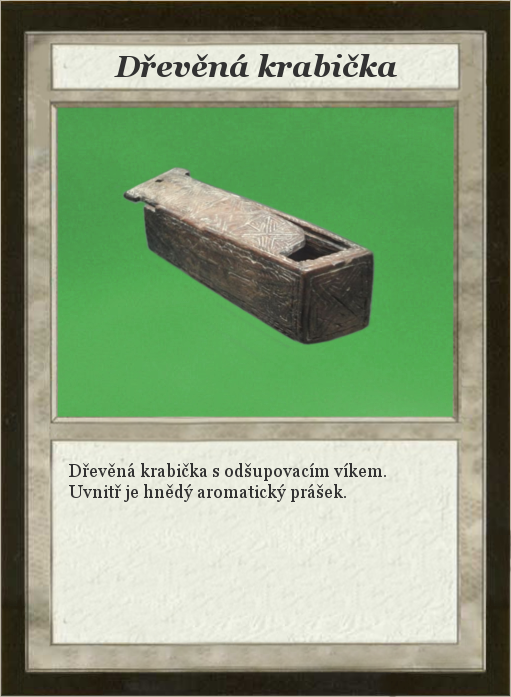
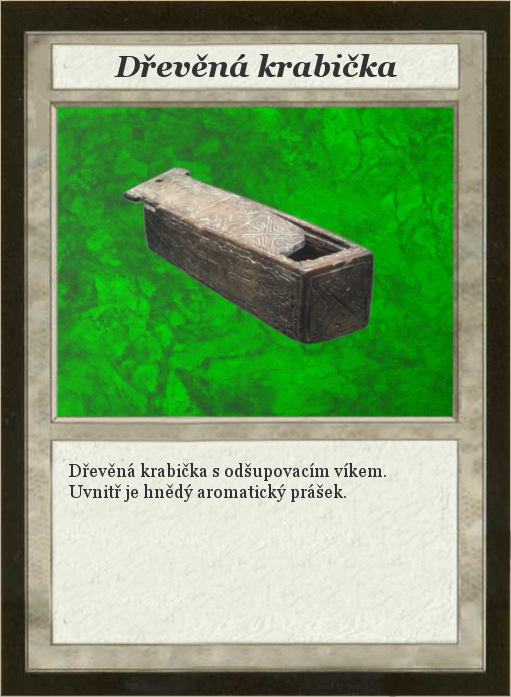
Two versions of the same layered image (w=511, h=697). Layer-by-layer changes:
painted on "OrcishBackground" over [57, 106, 455, 417]
removed layer "Dark-gray-background" over [57, 106, 455, 417]
